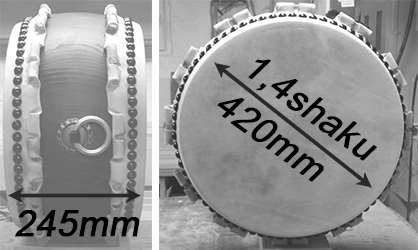
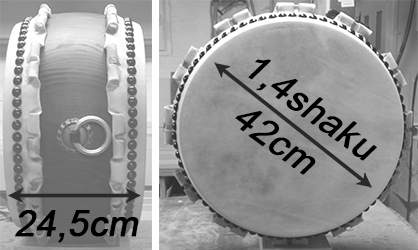
The second 418px x 250px image is a revision of the first. Changes to its layers:
renamed "1,4shaku 420mm" to "1,4shaku 42cm", painted on it over [217, 98, 324, 182]
renamed "245mm" to "24,5cm", painted on it over [58, 210, 140, 243]
